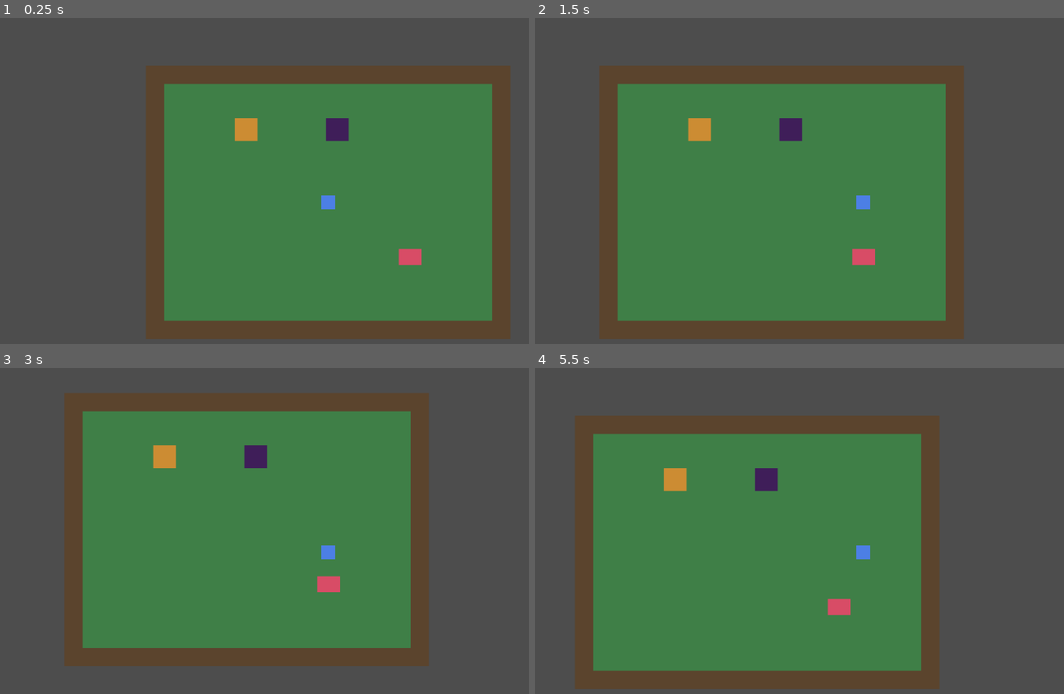
Above: before the commit, frames 1-4 (two rows, left to right).
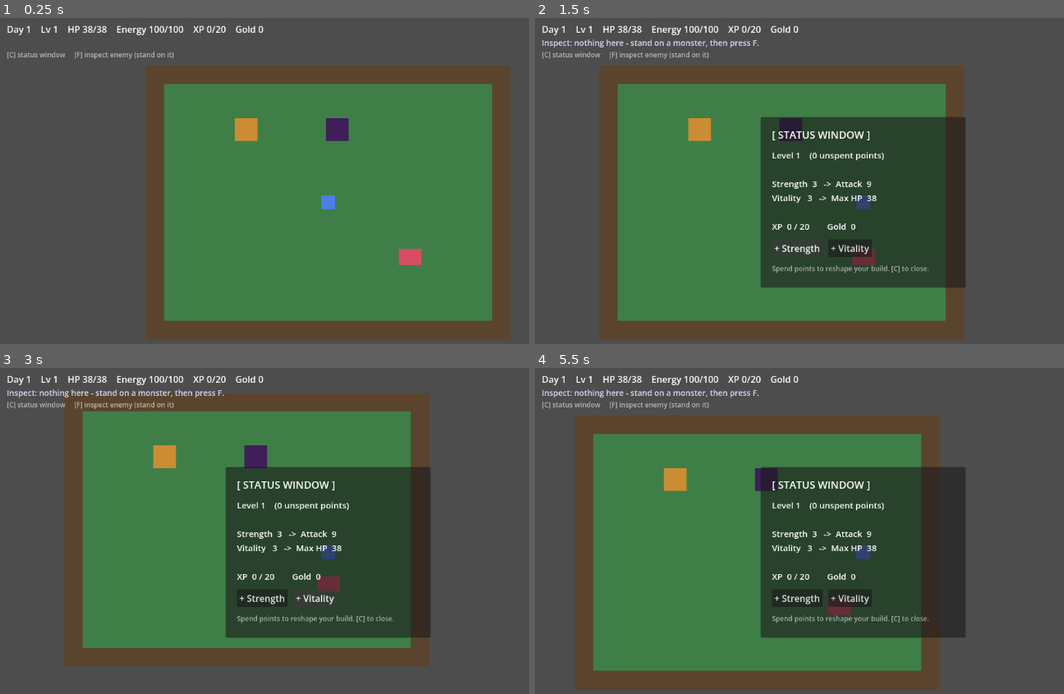
Above: after the commit, the same moments.

Repository: fkenmar/Altiare
Game: Godot game, scene res://scenes/World.tscn
The game is run twice, just before and just after one commit, with the same random seed, the same clock (stepped at 60 frames per second) and the same inputs.
Inputs (mouse positions are in pixels of both pictures, inside the frame that each line leads up to):
- Up to frame 1 (0.25 s): no input
- Up to frame 2 (1.5 s): tap Enter (ui_accept) at 0.5, 0.77 s; hold D 0.53-1.25 s; tap C at 0.6 s; tap F at 0.8 s; click (799, 249) at 1.25 s, where only the run after the commit has a clickable "+ Strength"
- Up to frame 3 (3 s): click (317, 599) at 2 s, where only the run after the commit has a clickable "+ Vitality"; tap F at 2.75, 2.85 s; hold S from 2.78 s (still down)
- Up to frame 4 (5.5 s): tap Enter (ui_accept) at 3.02, 4.52, 5.27 s; tap C at 3.05, 3.6, 4.55, 5.1 s; tap F at 3.5, 3.8, 4.25, 4.35, 5, 5.3 s; release S at 3.53 s; hold D 3.53-4.28 s; hold W 4.28-5.03 s; hold A from 5.03 s (still down)

The runs differ from the first frame. In frame 1, 0.7% of the frame differs, in the area x 1-50%, y 2-13%; in frame 2, 21%; in frame 3, 21%, in the area x 1-82%, y 2-83%; in frame 4, 21%.

Commit message:
M3: Status Window HUD - vitals, stat reallocation, enemy inspect, floating numbers

Diff:
--- a/scenes/Dungeon.tscn
+++ b/scenes/Dungeon.tscn
@@ -1,9 +1,10 @@
-[gd_scene load_steps=8 format=3]
+[gd_scene load_steps=9 format=3]
 
 [ext_resource type="Script" path="res://scripts/Dungeon.gd" id="1_dungeon"]
 [ext_resource type="Script" path="res://scripts/DungeonExit.gd" id="2_exit"]
 [ext_resource type="PackedScene" path="res://scenes/Player.tscn" id="3_player"]
 [ext_resource type="PackedScene" path="res://scenes/Monster.tscn" id="4_monster"]
+[ext_resource type="PackedScene" path="res://scenes/HUD.tscn" id="5_hud"]
 
 [sub_resource type="RectangleShape2D" id="HWall"]
 size = Vector2(512, 32)
@@ -77,3 +78,5 @@
 attack = 5
 xp_reward = 28
 gold_reward = 8
+
+[node name="HUD" parent="." instance=ExtResource("5_hud")]
--- /dev/null
+++ b/scenes/FloatingNumber.tscn
@@ -0,0 +1,10 @@
+[gd_scene load_steps=2 format=3]
+
+[ext_resource type="Script" path="res://scripts/FloatingNumber.gd" id="1_fn"]
+
+[node name="FloatingNumber" type="Node2D"]
+script = ExtResource("1_fn")
+
+[node name="Label" type="Label" parent="."]
+offset_left = -14.0
+offset_top = -12.0
--- /dev/null
+++ b/scenes/HUD.tscn
@@ -0,0 +1,6 @@
+[gd_scene load_steps=2 format=3]
+
+[ext_resource type="Script" path="res://scripts/HUD.gd" id="1_hud"]
+
+[node name="HUD" type="CanvasLayer"]
+script = ExtResource("1_hud")
--- a/scenes/World.tscn
+++ b/scenes/World.tscn
@@ -1,7 +1,8 @@
-[gd_scene load_steps=3 format=3]
+[gd_scene load_steps=4 format=3]
 
 [ext_resource type="PackedScene" path="res://scenes/Town.tscn" id="1_town"]
 [ext_resource type="PackedScene" path="res://scenes/Player.tscn" id="2_player"]
+[ext_resource type="PackedScene" path="res://scenes/HUD.tscn" id="3_hud"]
 
 [node name="World" type="Node2D"]
 
@@ -9,3 +10,5 @@
 
 [node name="Player" parent="." instance=ExtResource("2_player")]
 position = Vector2(320, 240)
+
+[node name="HUD" parent="." instance=ExtResource("3_hud")]
--- /dev/null
+++ b/scripts/FloatingNumber.gd
@@ -0,0 +1,18 @@
+extends Node2D
+
+## A combat number that floats up and fades over the world (M3: "see values float
+## over the world"). Spawned by Monster into the level; frees itself when done.
+
+@onready var _label: Label = $Label
+
+## Call right after adding to the tree and setting global_position.
+func show_value(value_text: String, color: Color) -> void:
+	_label.text = value_text
+	_label.add_theme_font_size_override("font_size", 18)
+	_label.modulate = color
+	var tween := create_tween()
+	tween.set_parallel(true)
+	tween.tween_property(self, "position:y", position.y - 30.0, 0.8)
+	tween.tween_property(self, "modulate:a", 0.0, 0.8)
+	tween.set_parallel(false)
+	tween.tween_callback(queue_free)
--- /dev/null
+++ b/scripts/HUD.gd
@@ -0,0 +1,123 @@
+extends CanvasLayer
+
+## The diegetic player UI (M3 — the "Status Window" cheat ability). An always-on
+## vitals bar, a toggleable Status Window to view and REALLOCATE your own stats, and
+## an inspect readout for an enemy's exact numbers. Built in code so the project ships
+## no fragile UI scenes yet; stays live via GameState.stats_changed. (Floating combat
+## numbers live in the world and are spawned by Monster, not here.)
+
+const TOGGLE_KEY := KEY_C    # open/close the status window
+const INSPECT_KEY := KEY_F   # inspect the monster you're standing on
+
+var _vitals: Label
+var _inspect: Label
+var _status_panel: Panel
+var _status_text: Label
+var _status_open := false
+
+func _ready() -> void:
+	_build_ui()
+	GameState.stats_changed.connect(_refresh)
+	_refresh()
+
+func _build_ui() -> void:
+	_vitals = Label.new()
+	_vitals.position = Vector2(12, 8)
+	_vitals.add_theme_font_size_override("font_size", 16)
+	add_child(_vitals)
+
+	_inspect = Label.new()
+	_inspect.position = Vector2(12, 34)
+	_inspect.add_theme_font_size_override("font_size", 14)
+	_inspect.modulate = Color(0.85, 0.85, 1.0)
+	add_child(_inspect)
+
+	var hint := Label.new()
+	hint.text = "[C] status window     [F] inspect enemy (stand on it)"
+	hint.position = Vector2(12, 56)
+	hint.add_theme_font_size_override("font_size", 12)
+	hint.modulate = Color(1, 1, 1, 0.6)
+	add_child(hint)
+
+	# --- Status Window: centered, hidden until toggled ---
+	_status_panel = Panel.new()
+	_status_panel.anchor_left = 0.5
+	_status_panel.anchor_top = 0.5
+	_status_panel.anchor_right = 0.5
+	_status_panel.anchor_bottom = 0.5
+	_status_panel.offset_left = -180
+	_status_panel.offset_top = -150
+	_status_panel.offset_right = 180
+	_status_panel.offset_bottom = 150
+	_status_panel.visible = false
+	add_child(_status_panel)
+
+	var vbox := VBoxContainer.new()
+	vbox.position = Vector2(20, 18)
+	vbox.custom_minimum_size = Vector2(320, 264)
+	vbox.add_theme_constant_override("separation", 12)
+	_status_panel.add_child(vbox)
+
+	var title := Label.new()
+	title.text = "[ STATUS WINDOW ]"
+	title.add_theme_font_size_override("font_size", 18)
+	vbox.add_child(title)
+
+	_status_text = Label.new()
+	_status_text.add_theme_font_size_override("font_size", 15)
+	vbox.add_child(_status_text)
+
+	var buttons := HBoxContainer.new()
+	buttons.add_theme_constant_override("separation", 10)
+	vbox.add_child(buttons)
+
+	var str_btn := Button.new()
+	str_btn.text = "+ Strength"
+	str_btn.pressed.connect(func(): GameState.allocate_point("strength"))
+	buttons.add_child(str_btn)
+
+	var vit_btn := Button.new()
+	vit_btn.text = "+ Vitality"
+	vit_btn.pressed.connect(func(): GameState.allocate_point("vitality"))
+	buttons.add_child(vit_btn)
+
+	var foot := Label.new()
+	foot.text = "Spend points to reshape your build. [C] to close."
+	foot.add_theme_font_size_override("font_size", 12)
+	foot.modulate = Color(1, 1, 1, 0.6)
+	vbox.add_child(foot)
+
+func _unhandled_input(event: InputEvent) -> void:
+	if event is InputEventKey and event.pressed and not event.echo:
+		if event.keycode == TOGGLE_KEY:
+			_status_open = not _status_open
+			_status_panel.visible = _status_open
+			_refresh()
+		elif event.keycode == INSPECT_KEY:
+			_inspect_enemy()
+
+## "Inspect any enemy's exact stats" — reads the monster the player is standing on.
+func _inspect_enemy() -> void:
+	for m in get_tree().get_nodes_in_group("monster"):
+		if is_instance_valid(m) and m._player_in_contact:
+			_inspect.text = "Inspect: %s  -  HP %d/%d, ATK %d, rewards %d XP / %d gold" % [
+				m.monster_name, m.hp, m.max_hp, m.attack, m.xp_reward, m.gold_reward]
+			return
+	_inspect.text = "Inspect: nothing here - stand on a monster, then press F."
+
+func _refresh() -> void:
+	_vitals.text = "Day %d    Lv %d    HP %d/%d    Energy %d/%d    XP %d/%d    Gold %d" % [
+		GameState.day, GameState.level, GameState.hp, GameState.max_hp(),
+		GameState.energy, GameState.MAX_ENERGY, GameState.xp, GameState.xp_to_next(), GameState.gold]
+	if _status_open:
+		var plural := "" if GameState.unspent_points == 1 else "s"
+		_status_text.text = (
+			"Level %d    (%d unspent point%s)\n\n" +
+			"Strength  %d   ->  Attack  %d\n" +
+			"Vitality   %d   ->  Max HP  %d\n\n" +
+			"XP  %d / %d        Gold  %d"
+		) % [
+			GameState.level, GameState.unspent_points, plural,
+			GameState.strength, GameState.attack_power(),
+			GameState.vitality, GameState.max_hp(),
+			GameState.xp, GameState.xp_to_next(), GameState.gold]
--- a/scripts/Monster.gd
+++ b/scripts/Monster.gd
@@ -3,7 +3,10 @@
 ## A dungeon monster. Dead-simple contact combat (CLAUDE.md: "walk into monster,
 ## swing, numbers happen"): while the player overlaps, both sides trade blows on a
 ## timer. Player damage = GameState.attack_power() + a die roll; each swing costs the
-## player energy. On death it awards XP + gold and frees itself.
+## player energy. On death it awards XP + gold and frees itself. In the "monster"
+## group so the HUD can inspect it; spawns floating damage numbers over the world.
+
+const FloatingNumber = preload("res://scenes/FloatingNumber.tscn")
 
 @export var monster_name: String = "Slime"
 @export var max_hp: int = 22
@@ -15,16 +18,19 @@
 const DIE_FACES: int = 4            # the "+ die roll" on top of the flat stat
 
 var hp: int = 0
+var _player: Node2D = null
 var _player_in_contact: bool = false
 var _timer: float = 0.0
 
 func _ready() -> void:
 	hp = max_hp
+	add_to_group("monster")  # lets the HUD's inspect find us
 	body_entered.connect(_on_body_entered)
 	body_exited.connect(_on_body_exited)
 
 func _on_body_entered(body: Node2D) -> void:
 	if body.is_in_group("player"):
+		_player = body
 		_player_in_contact = true
 		_timer = COMBAT_INTERVAL  # land the first blow almost immediately on contact
 
@@ -49,6 +55,7 @@
 	var player_dmg := GameState.attack_power() + randi_range(1, DIE_FACES)
 	hp -= player_dmg
 	GameState.spend_energy(GameState.ENERGY_PER_HIT)
+	_spawn_number(global_position, str(player_dmg), Color(1, 0.9, 0.35))
 	print("You hit %s for %d. (%s HP: %d)" % [monster_name, player_dmg, monster_name, max(hp, 0)])
 	if hp <= 0:
 		_die()
@@ -57,6 +64,8 @@
 	# Monster strikes back.
 	var monster_dmg := attack + randi_range(1, DIE_FACES)
 	GameState.take_damage(monster_dmg)
+	if _player != null and is_instance_valid(_player):
+		_spawn_number(_player.global_position, str(monster_dmg), Color(1, 0.4, 0.4))
 	print("%s hits you for %d. (Your HP: %d, Energy: %d)" % [monster_name, monster_dmg, GameState.hp, GameState.energy])
 
 func _die() -> void:
@@ -65,3 +74,12 @@
 	print("%s defeated! +%d XP, +%d gold. (Lvl %d, %d/%d XP)" % [
 		monster_name, xp_reward, gold_reward, GameState.level, GameState.xp, GameState.xp_to_next()])
 	queue_free()
+
+func _spawn_number(at: Vector2, value_text: String, color: Color) -> void:
+	var parent := get_parent()
+	if parent == null:
+		return
+	var n := FloatingNumber.instantiate()
+	parent.add_child(n)
+	n.global_position = at
+	n.show_value(value_text, color)
